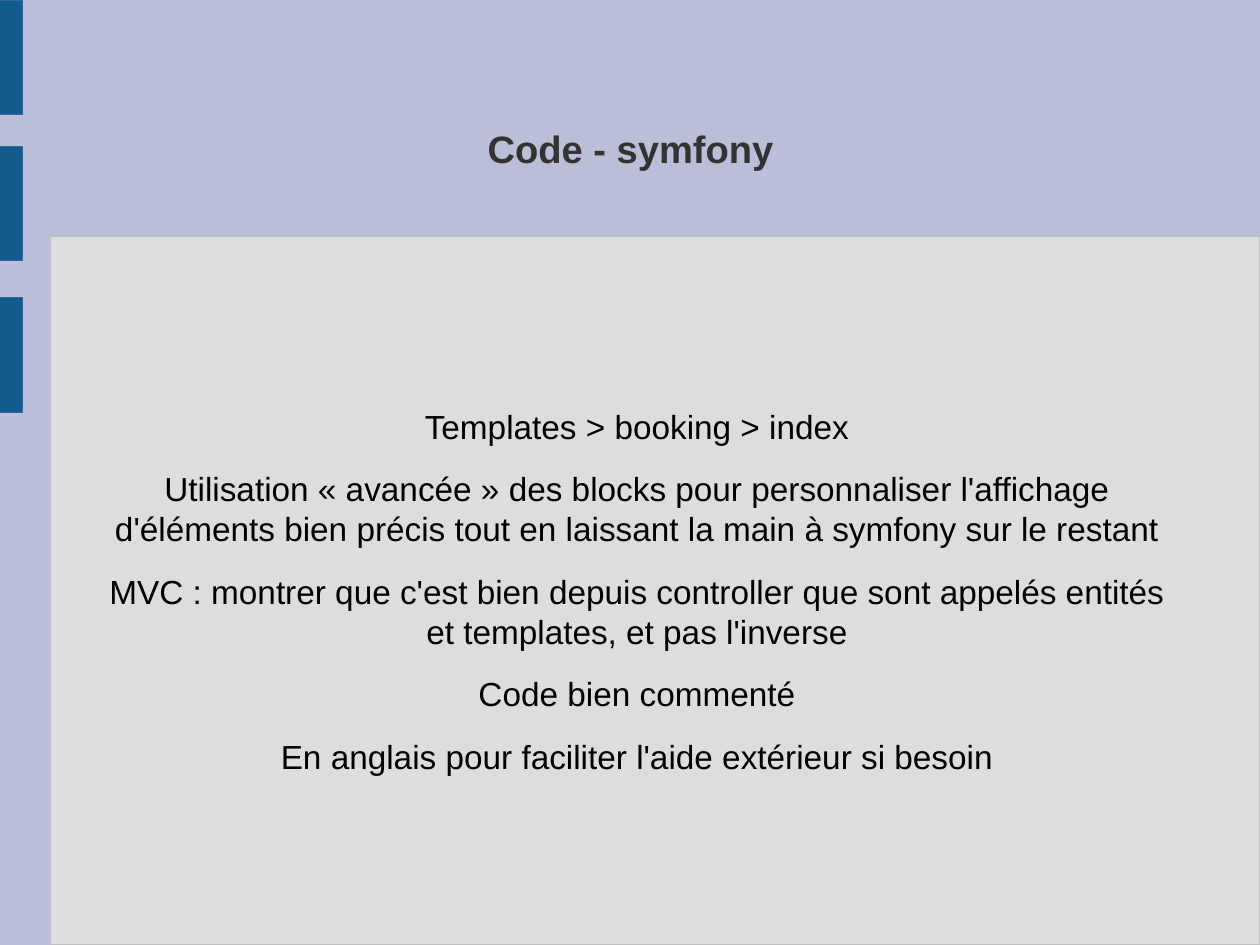
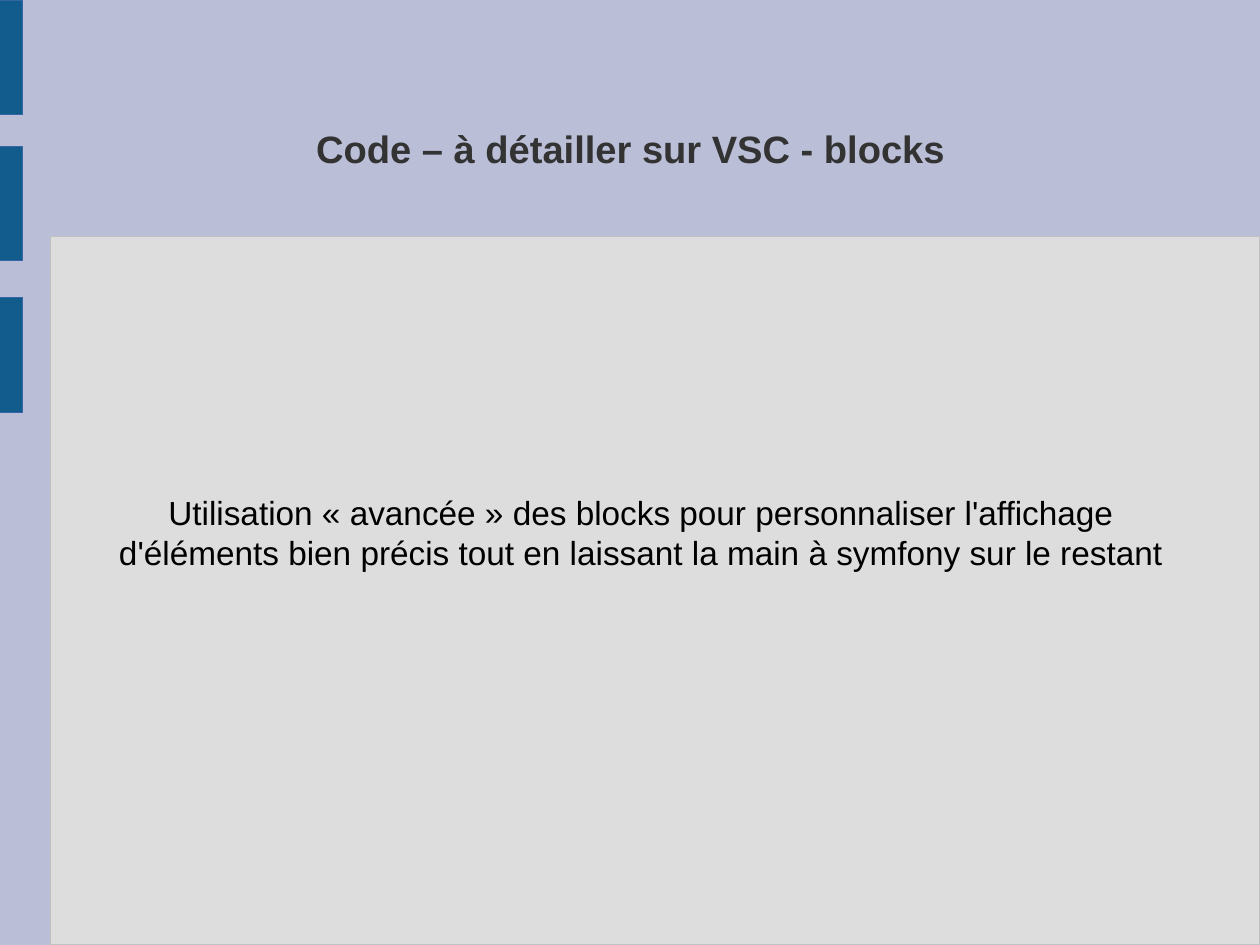
Before and after one commit to frederic-malard/OC_p4_louvre, a slide deck: slide 26 of 3 - diapos.odp (slide 21 before the commit). Drawn at 1260x945 pixels with LibreOffice and Linux fonts; fonts in the diff are those of the drawing. Boxes give left, top, right and bottom in pixels: in the first picture for what was removed or moved away, otherwise in the second. Text is boxed around its words. In the diff, an @@ line names an element or a change of style, - is before the commit and + after.

```diff
--- a/3 - diapos.odp
+++ b/3 - diapos.odp
@@ title at box(316, 135, 945, 164): text changed @@
-Code - symfony
+Code – à détailler sur VSC - blocks
@@ text at box(425, 415, 849, 445): paragraph removed @@
-Templates > booking > index
@@ text "Utilisation « avancée » des ...": place and size @@
-text "Utilisation « avancée » des ..." at box(109, 415, 1164, 775)
+text "Utilisation « avancée » des ..." at box(119, 500, 1162, 572)
@@ text at box(109, 579, 1164, 775): paragraphs removed @@
-MVC : montrer que c'est bien depuis controller que sont appelés entités et templates, et pas l'inverse
-Code bien commenté
-En anglais pour faciliter l'aide extérieur si besoin
```
Also in this commit, not shown: 3 other slides changed, 8 slides added, 1 slide removed, 4 other files.
